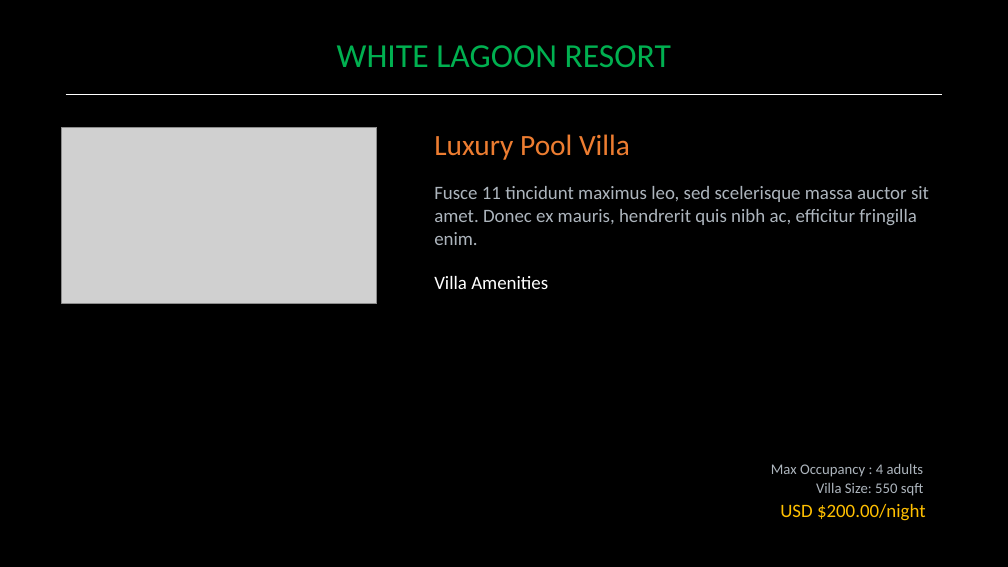
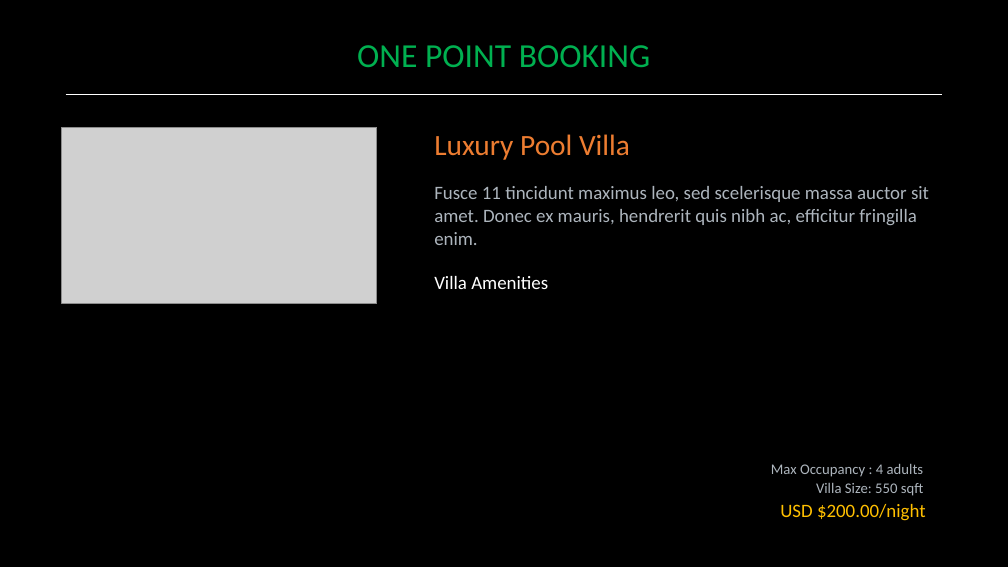
Before and after one commit to MuhammadIrsyad95/WhiteLagoon, a slide deck: slide 1 of WhiteLagoon.Web/wwwroot/exports/ExportVillaDetails.pptx. Drawn at 1008x567 pixels with LibreOffice and Linux fonts; fonts in the diff are those of the drawing; grey boxes stand for pictures. Boxes give left, top, right and bottom in pixels: in the first picture for what was removed or moved away, otherwise in the second. Text is boxed around its words. In the diff, an @@ line names an element or a change of style, - is before the commit and + after.

```diff
--- a/WhiteLagoon.Web/wwwroot/exports/ExportVillaDetails.pptx
+++ b/WhiteLagoon.Web/wwwroot/exports/ExportVillaDetails.pptx
@@ text at (357, 45, 650, 67): text changed @@
-WHITE LAGOON RESORT
+ONE POINT BOOKING
```
Also in this commit, not shown: 8 other files.
